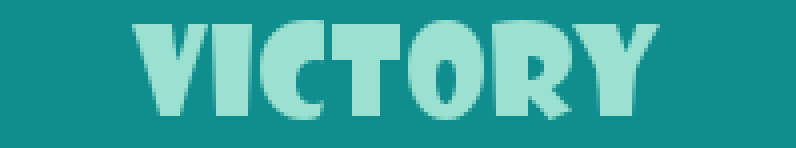
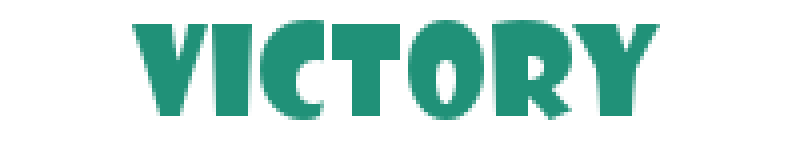
Comparing the layer stacks of the two (796, 148) images. Changes:
renamed "VICTORY #1" to "VicTory", painted on it over [132, 20, 660, 120]
removed layer "VICTORY" over [0, 0, 796, 148]
removed layer "Background" over [0, 0, 796, 148]
